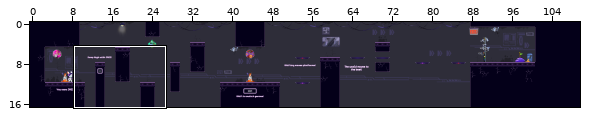
A Tiled map (JSON) gets an edit: assets/levelsJson/tutorial2.tmj. The picture above shows the old version from afar; the outline marks the close-up.
Close-up. Old version:
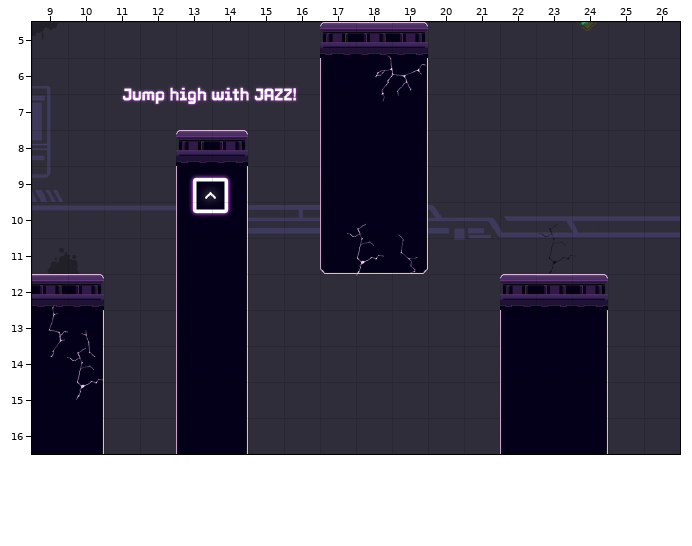
Cells are 64x64 px. Shown: x 9..26, y 5..16. The commit also changed other parts of the map, which this record leaves out.
Now the later version:
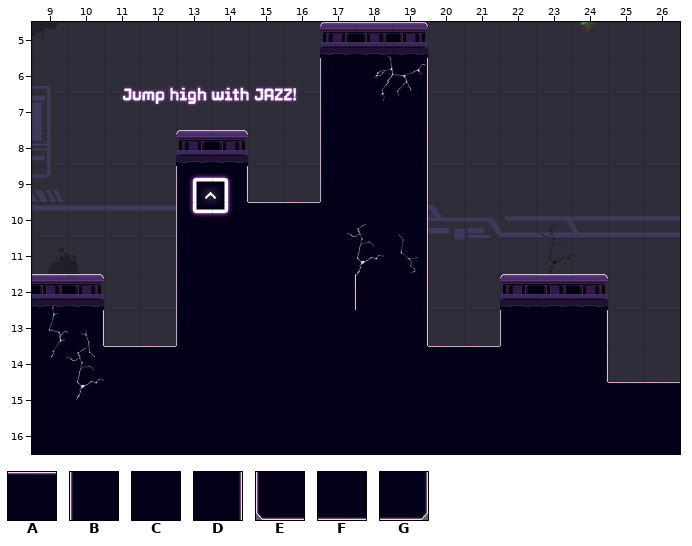
Key: from "rabbeatTileset": A 4, B 6, C 7, D 8, E 9, F 10, G 11.
_ is an empty cell, . an unchanged one.
What changed:
--- layer "walls"
@@ x 10..26 @@
-10 ....D__B.........
-11 ....D__EFG.......
-12 ....D_____.......
-13 ....D_____.......
-14 D__BD_______B....
-15 D__BD_______B.D__
-16 D__BD_______B.D__
+10 ....CAAC.........
+11 ....CCCCCD.......
+12 ....CCCDCD.......
+13 ....CCCCCD.......
+14 CAACCCCCCCAAC....
+15 CCCCCCCCCCCCC.CAA
+16 CCCCCCCCCCCCC.CCC
Where, in picture pixels (left, top, right, bottom), the same in both close-ups:
changed: (102, 202, 502, 454)
changed: (606, 382, 680, 454)
